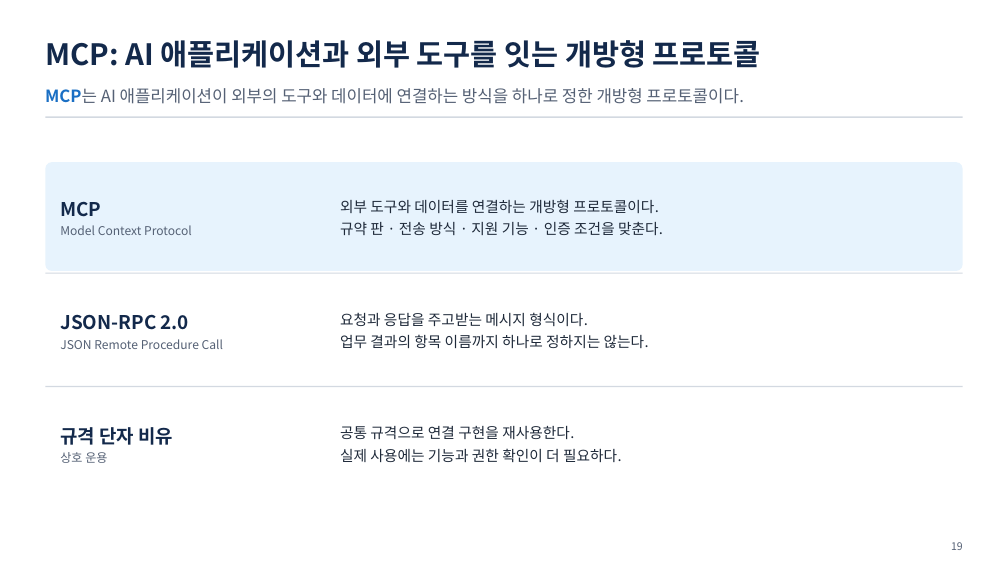
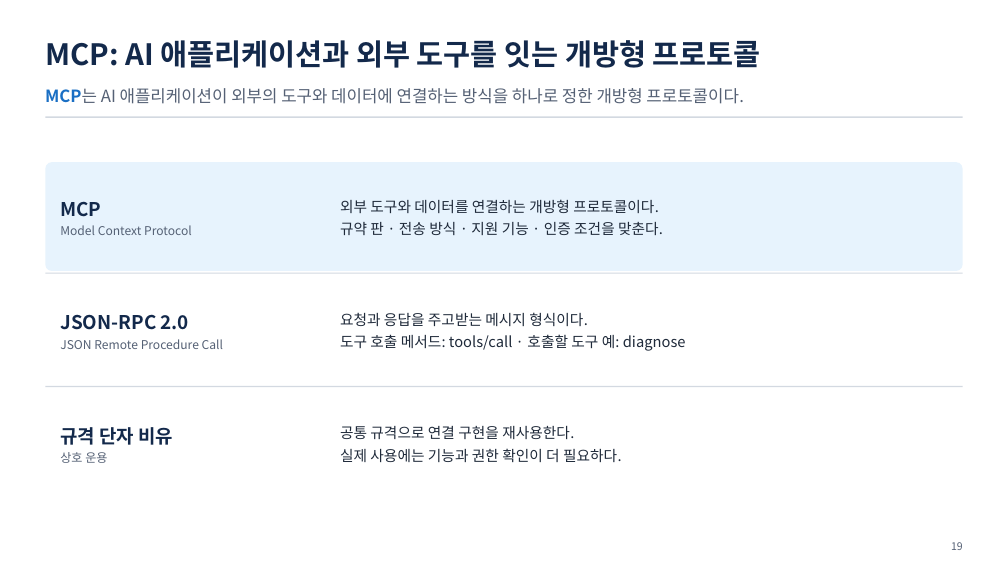
Before and after one commit to uengine-oss/hyd-iot-edu, a slide deck: slide 19 of workspace/강의제작/산출물/통합반/이론_오프라인/06회차/통합반_오프라인_06회차.pptx. Drawn at 1008x567 pixels with LibreOffice and Linux fonts; fonts in the diff are those of the drawing. Boxes give left, top, right and bottom in pixels: in the first picture for what was removed or moved away, otherwise in the second. Text is boxed around its words. In the diff, an @@ line names an element or a change of style, - is before the commit and + after.

Commit message:
통합반 현장 6회차 17~28장 MCP 도구 발견·입력 스키마·업무 응답과 stdio·HTTP 연결을 현장 화면·원본·노트로 검증한다

```diff
--- a/workspace/강의제작/산출물/통합반/이론_오프라인/06회차/통합반_오프라인_06회차.pptx
+++ b/workspace/강의제작/산출물/통합반/이론_오프라인/06회차/통합반_오프라인_06회차.pptx
@@ text at [340,334,686,351]: text changed @@
-업무 결과의 항목 이름까지 하나로 정하지는 않는다.
+도구 호출 메서드: tools/call · 호출할 도구 예: diagnose
```
Also in this commit, not shown: 11 other slides changed, 10 other files.
